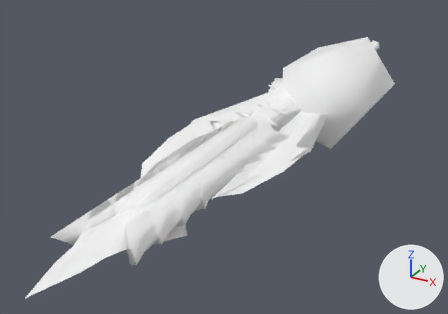
The glTF model docs/models/weapons/w14/095.glb as it was, and as the next commit left it.
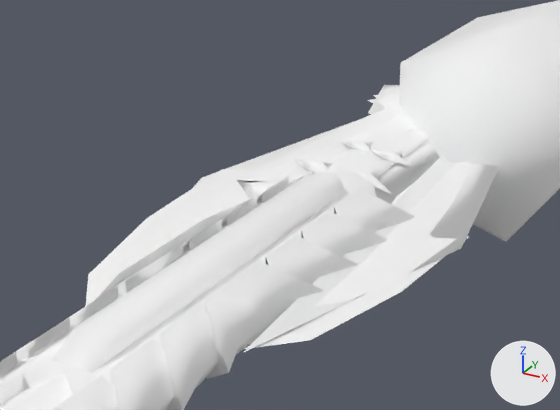
Each version appears first whole from a 50 mm lens placed at (1.11, -3.39, 1.0), pointed at (-0.19, -1.03, -0.19), and next in a close-up on the part from 23% to 79% of the width and 13% to 72% of the height. Arrows for +X, +Y and +Z are at lower right; the lights stay in place. The first two pictures are the older version. Vertices at exactly the same position are counted once.

The first close-up shows 'Group[1]', 'Group[24]', 'Group[2]', 'Group[4]' and 1 more.
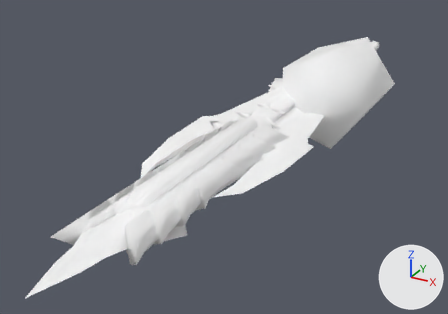
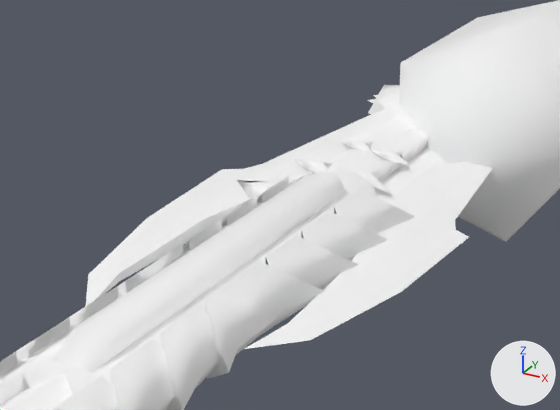
Pixel boxes (x1, y1, x2, y2) of what changed, in the close-ups (560 x 410 px):
'Group[1]', reshaped: before (85, 93, 499, 353); after (85, 93, 493, 349)
'Group[2]', reshaped: before (114, 97, 440, 345); after (314, 97, 441, 204)
part 1 of me_group_1, deleted (mostly hidden): before (108, 119, 360, 292)
part 2 of me_group_1, deleted: before (243, 156, 499, 353)
part 3 of me_group_2, deleted (mostly hidden): before (114, 141, 440, 345)

The change in detail:
me_group_1 is used by ob_group_1; location (0.0, 0.0, 0.0).
me_group_1 had 126 vertices, 194 faces and spanned x -0.29..0.28, y -1.76..0.65, z -0.05..0.05.
me_group_1 now has 107 vertices, 172 faces and spans x -0.28..0.27, y -1.73..0.65, z -0.05..0.05.
me_group_1 part 1: the loose piece of 5 vertices spanning x -0.29..-0.04, y -1.76..-0.4, z -0.01..0.03 is deleted.
me_group_1 part 2: the loose piece of 5 vertices spanning x 0.05..0.28, y -1.74..-0.4, z -0.03..0.01 is deleted.
Other edits to the shape of me_group_1 do not show in these pictures.
me_group_2 is used by ob_group_2; location (0.0, 0.0, 0.0).
me_group_2 had 127 vertices, 187 faces and spanned x -0.22..0.22, y -1.85..0.84, z -0.05..0.05.
me_group_2 now has 107 vertices, 160 faces and spans x -0.22..0.22, y -1.74..0.84, z -0.04..0.04.
me_group_2 part 3: the loose piece of 7 vertices spanning x -0.14..0.14, y -1.85..-0.4, z -0.02..0.02 is deleted.
Other edits to the shape of me_group_2 do not show in these pictures.
